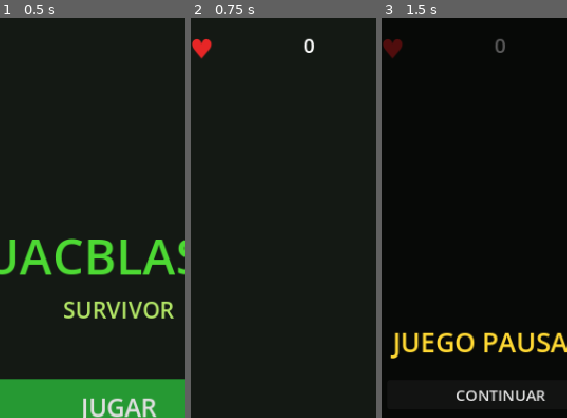
Above: before the commit, frames 1-3 (left to right).
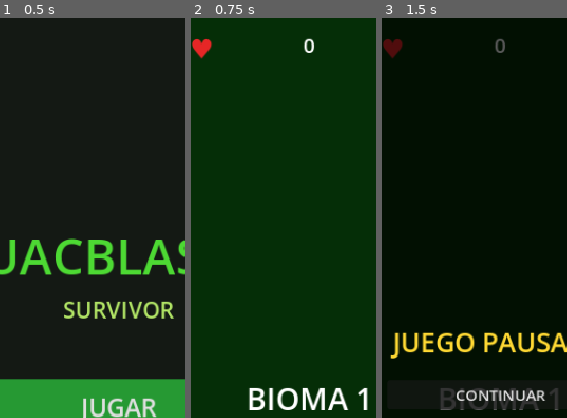
Above: after the commit, the same moments.

Repository: JoseNoIP/gb-GuacBlaster-Survivor
Game: Godot game, scene res://src/scenes/Main.tscn
Two runs of this game, one before a commit and one after it. Both use one fixed random seed, a clock stepped at 60 frames per second and the inputs below.
Inputs:
- Up to frame 1 (0.5 s): no input
- Up to frame 2 (0.75 s): click "JUGAR" at 0.5 s
- Up to frame 3 (1.5 s): click "||" at 1.25 s
The pictures show only the part of the screen within x 18-68%, y 0-50%; the shares and areas given below are measured in that part.

Frame 1 is identical in both runs. In frame 2, 2.2% of the frame differs, in the area x 30-96%, y 92-98%; in frame 3, 0.9%.

Commit message:
feat: increase power-up duration to 45s, enhance biome color palette, and add world label to HUD

Diff:
--- a/src/core/Constants.gd
+++ b/src/core/Constants.gd
@@ -27,11 +27,11 @@
 
 const BOSS_SPAWN_INTERVAL: float = 180.0
 const BACKGROUND_PALETTE: Array = [
-	Color(0.08, 0.10, 0.08),  # jungla oscura (default)
-	Color(0.08, 0.06, 0.13),  # crepúsculo / índigo
-	Color(0.13, 0.06, 0.04),  # volcánico / brasa
-	Color(0.04, 0.08, 0.13),  # abismo / océano profundo
-	Color(0.10, 0.04, 0.07),  # luna sangre / desierto nocturno
+	Color(0.02, 0.18, 0.03),  # jungla oscura (default)
+	Color(0.05, 0.02, 0.28),  # crepúsculo / índigo
+	Color(0.26, 0.04, 0.01),  # volcánico / brasa
+	Color(0.01, 0.07, 0.26),  # abismo / océano profundo
+	Color(0.22, 0.02, 0.08),  # luna sangre / desierto nocturno
 ]
 const BOSS_TIMER_SHOW_REMAINING: float = 90.0
 const BOSS_HP_BASE: int = 100
@@ -66,7 +66,7 @@
 	&"guac_storm",
 ]
 const POWERUP_CARDS_PER_LEVEL: int = 3
-const POWERUP_DURATION: float = 30.0
+const POWERUP_DURATION: float = 45.0
 const RAPID_FIRE_MULTIPLIER: float = 2.0
 const PLAYER_AUTOFIRE_MIN: float = 0.05
 const MOLE_GRENADE_COOLDOWN: float = 5.0
--- a/src/features/ui/HUD.gd
+++ b/src/features/ui/HUD.gd
@@ -38,6 +38,8 @@
 var _score_label: Label
 var _level_label: Label
 var _timer_label: Label
+var _world_label: Label
+var _world_tween: Tween
 var _pause_btn: Button
 var _powerup_strip: VBoxContainer
 var _strip_pills: Dictionary = {}
@@ -65,6 +67,7 @@
 	_build_boss_hp_bar()
 	_build_powerup_strip()
 	_build_pause_button()
+	_build_world_label()
 
 func _build_hearts() -> void:
 	var container := HBoxContainer.new()
@@ -156,6 +159,22 @@
 	_timer_label.add_theme_color_override("font_color", Color(0.8, 0.8, 0.8))
 	add_child(_timer_label)
 
+func _build_world_label() -> void:
+	_world_label = Label.new()
+	_world_label.horizontal_alignment = HORIZONTAL_ALIGNMENT_CENTER
+	_world_label.anchor_left = 0.5
+	_world_label.anchor_right = 0.5
+	_world_label.anchor_top = 0.5
+	_world_label.anchor_bottom = 0.5
+	_world_label.offset_left = -80.0
+	_world_label.offset_right = 80.0
+	_world_label.offset_top = -40.0
+	_world_label.offset_bottom = 10.0
+	_world_label.add_theme_font_size_override(&"font_size", 32)
+	_world_label.add_theme_color_override(&"font_color", Color(1.0, 1.0, 1.0))
+	_world_label.hide()
+	add_child(_world_label)
+
 func _build_powerup_strip() -> void:
 	_powerup_strip = VBoxContainer.new()
 	_powerup_strip.add_theme_constant_override("separation", 6)
@@ -253,6 +272,17 @@
 	_boss_hp_bar.value = float(current)
 	_boss_hp_bar.show()
 
+func _show_world_banner() -> void:
+	var world_idx: int = SaveManager.get_victories() % Constants.BACKGROUND_PALETTE.size()
+	_world_label.text = "BIOMA %d" % (world_idx + 1)
+	_world_label.modulate = Color(1.0, 1.0, 1.0, 1.0)
+	_world_label.show()
+	if _world_tween:
+		_world_tween.kill()
+	_world_tween = create_tween()
+	_world_tween.tween_interval(1.8)
+	_world_tween.tween_property(_world_label, "modulate:a", 0.0, 0.8)
+
 func _on_game_started() -> void:
 	_displayed_score = 0
 	_score_label.text = "0"
@@ -268,6 +298,7 @@
 	for pill: Label in _strip_pills.values():
 		pill.queue_free()
 	_strip_pills.clear()
+	_show_world_banner()
 
 func _on_game_over(_score: int, _duration: float) -> void:
 	_pause_btn.disabled = true
Not shown, changed: idea-base.md
